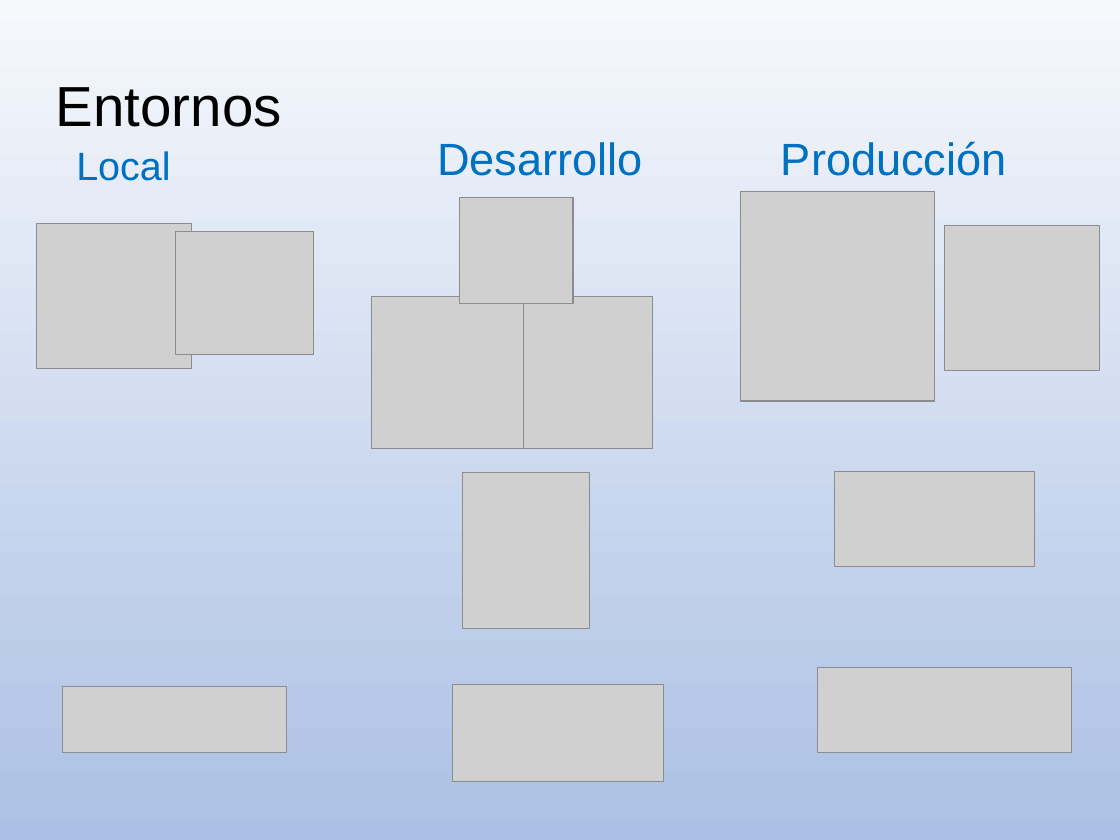
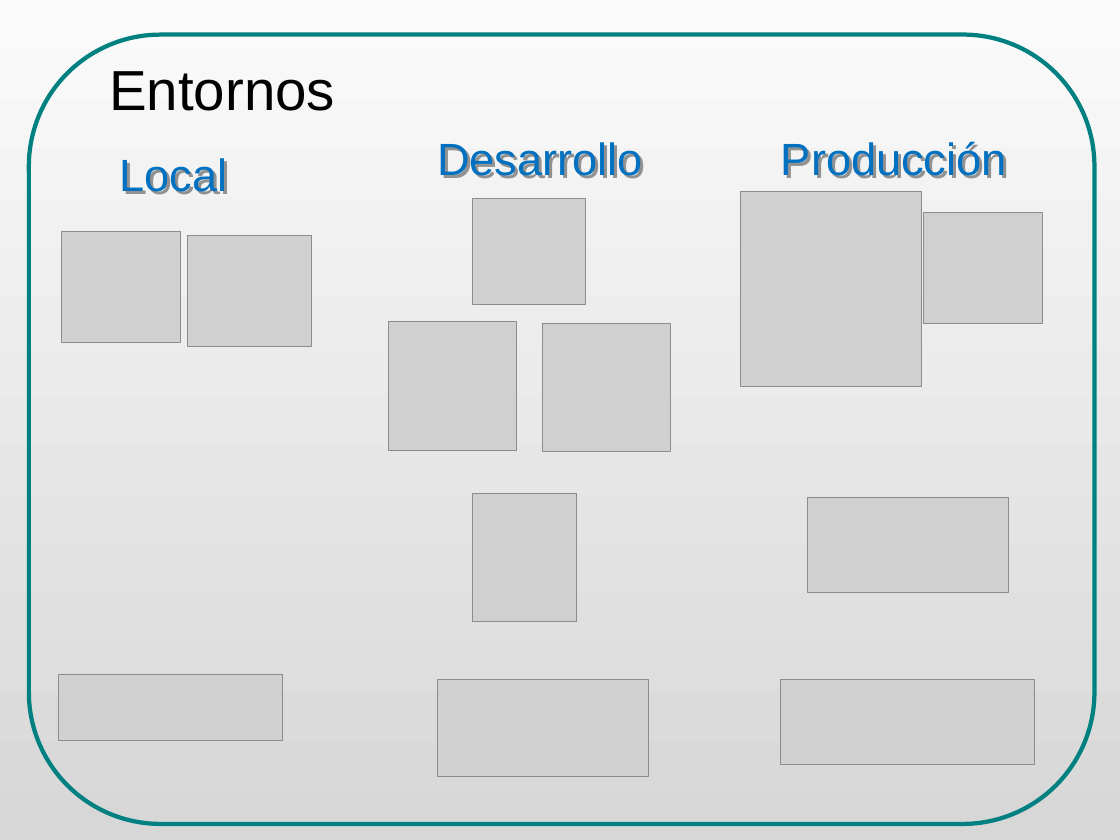
Before and after one commit to danielsalgadop/sac, a slide deck: slide 23 of docs/presentation/social_access_controller_ODP_final.odp (slide 22 before the commit). Drawn at 1120x840 pixels with LibreOffice and Linux fonts; fonts in the diff are those of the drawing; grey boxes stand for pictures. Boxes give left, top, right and bottom in pixels: in the first picture for what was removed or moved away, otherwise in the second. Text is boxed around its words. In the diff, an @@ line names an element or a change of style, - is before the commit and + after.

```diff
--- a/docs/presentation/social_access_controller_ODP_final.odp
+++ b/docs/presentation/social_access_controller_ODP_final.odp
@@ background gradient #F6F8FC to #ABC0E4 to gradient #FAFAFA to #D7D7D7 @@
@@ title "Entornos": place and size @@
-title "Entornos" at (56,87,282,127)
+title "Entornos" at (109,71,335,111)
@@ freeform shape added at (28,35,1095,824), outline #008080 3 pt @@
@@ text "Local": place and size @@
-text "Local" at (76,151,170,181)
+text "Local" at (119,158,227,195)
@@ text "Local" at (119,158,227,195): size 28 to 32 pt @@
@@ picture: place and size @@
-picture at (460,198,573,304)
+picture at (473,199,585,305)
@@ picture: place and size @@
-picture at (741,191,935,400)
+picture at (741,191,922,386)
@@ picture: place and size @@
-picture at (37,224,192,368)
+picture at (61,232,180,343)
@@ picture: place and size @@
-picture at (176,232,314,355)
+picture at (187,236,312,347)
@@ picture: place and size @@
-picture at (944,226,1100,370)
+picture at (924,212,1043,323)
@@ picture: place and size @@
-picture at (372,296,524,448)
+picture at (388,322,516,450)
@@ picture: place and size @@
-picture at (501,297,654,449)
+picture at (543,323,671,451)
@@ picture: place and size @@
-picture at (463,473,590,628)
+picture at (473,493,577,621)
@@ picture: place and size @@
-picture at (834,472,1035,567)
+picture at (808,498,1008,594)
@@ picture: place and size @@
-picture at (63,686,287,753)
+picture at (59,674,283,741)
@@ picture: place and size @@
-picture at (452,684,663,782)
+picture at (438,680,648,777)
@@ picture: place and size @@
-picture at (817,668,1071,753)
+picture at (782,680,1036,765)
```
Also in this commit, not shown: 40 other slides changed, 5 slides added, 3 slides removed, 4 other files.
